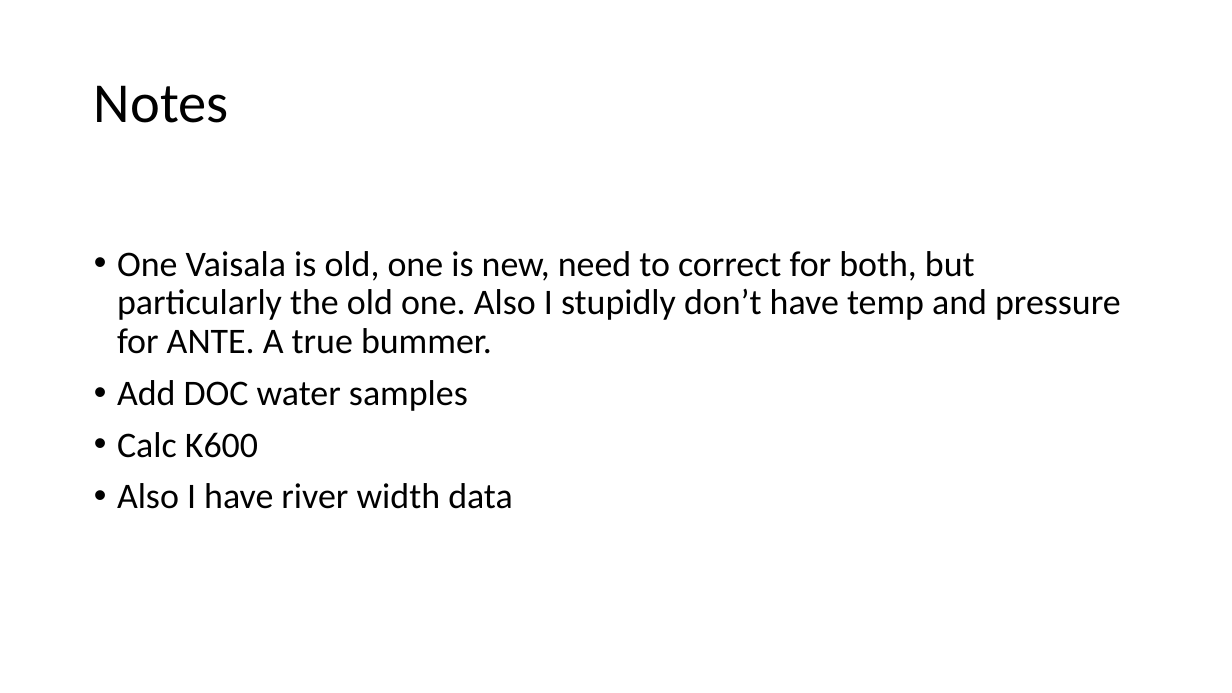
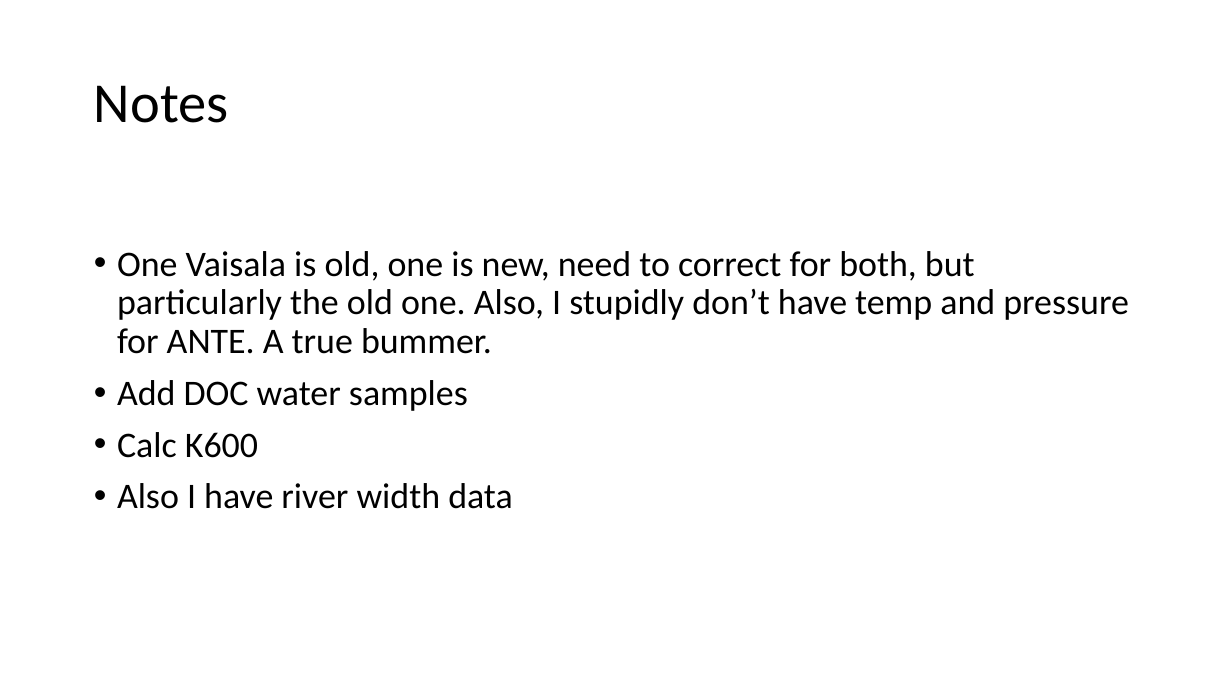
Before and after one commit to carbonshed/Ecuador2021, a slide deck: slide 3 of plots/DataVis_2022-01-10.pptx. Drawn at 1232x693 pixels with LibreOffice and Linux fonts; fonts in the diff are those of the drawing. Boxes give left, top, right and bottom in pixels: in the first picture for what was removed or moved away, otherwise in the second. Text is boxed around its words. In the diff, an @@ line names an element or a change of style, - is before the commit and + after.

```diff
--- a/plots/DataVis_2022-01-10.pptx
+++ b/plots/DataVis_2022-01-10.pptx
@@ text at (117, 251, 1129, 354): text changed @@
-• One Vaisala is old, one is new, need to correct for both, but particularly the old one. Also I stupidly don’t have temp and pressure for ANTE. A true bummer.
+• One Vaisala is old, one is new, need to correct for both, but particularly the old one. Also, I stupidly don’t have temp and pressure for ANTE. A true bummer.
```
Also in this commit, not shown: 1 other slide changed, 1 slide added, 3 other files.
